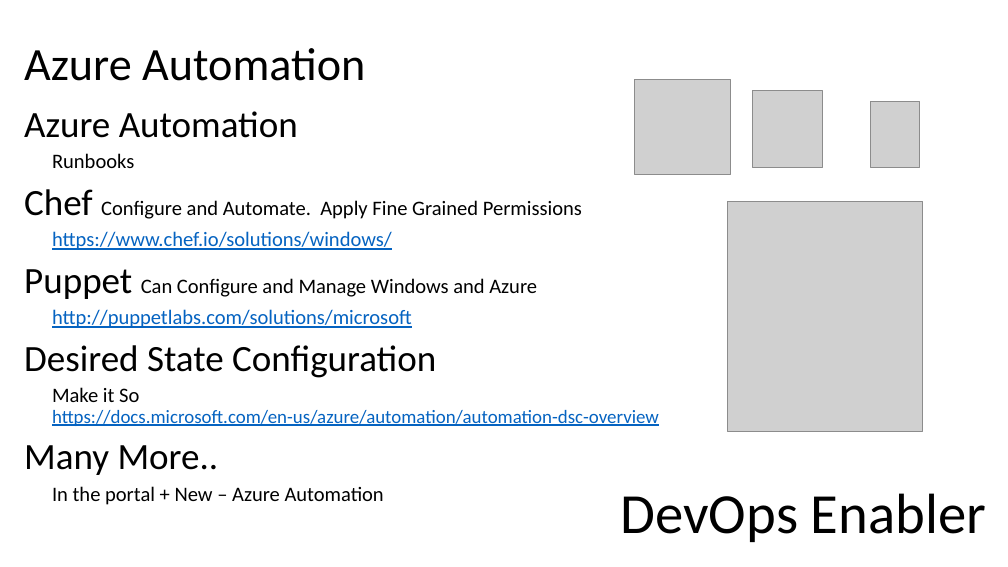
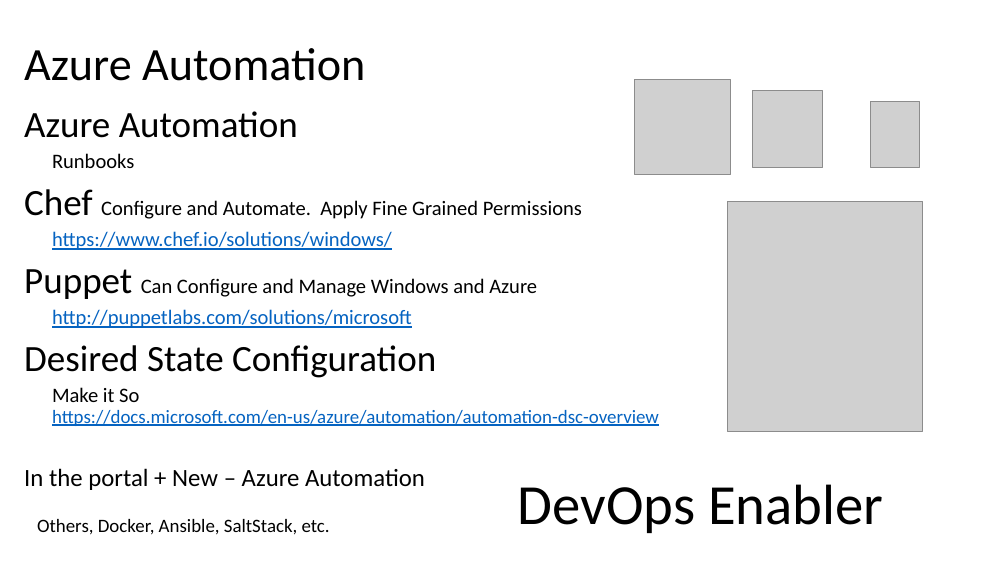
Before and after one commit to dstolts/70-534, a slide deck: slide 40 of Presentations/70-534 6-Monitoring-Dan (.2.3.5).pptx. Drawn at 1008x567 pixels with LibreOffice and Linux fonts; fonts in the diff are those of the drawing; grey boxes stand for pictures. Boxes give left, top, right and bottom in pixels: in the first picture for what was removed or moved away, otherwise in the second. Text is boxed around its words. In the diff, an @@ line names an element or a change of style, - is before the commit and + after.

```diff
--- a/Presentations/70-534 6-Monitoring-Dan (.2.3.5).pptx
+++ b/Presentations/70-534 6-Monitoring-Dan (.2.3.5).pptx
@@ text at [24, 445, 219, 475]: paragraph removed @@
-  Many More..
@@ text at [24, 468, 425, 490]: size 19.6 to 23.6 pt in "In the portal + New – Azure ..."; list level 2 to 1 in "In the portal + New ..." @@
@@ text "DevOps Enabler": place and size @@
-text "DevOps Enabler" at [621, 493, 986, 542]
+text "DevOps Enabler" at [518, 484, 883, 533]
@@ text added at [37, 519, 330, 535], 18 pt, text #000000 @@
+Others, Docker, Ansible, SaltStack, etc.
```
Also in this commit, not shown: 3 other slides changed, 3 slides added, 6 other files.
